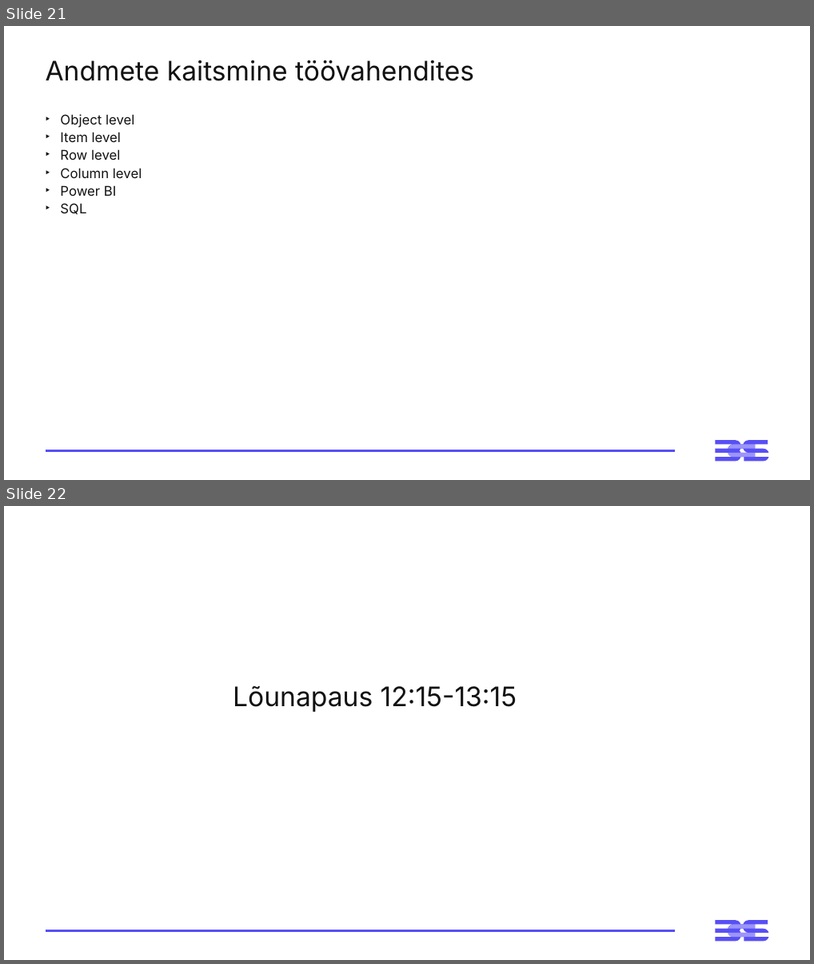
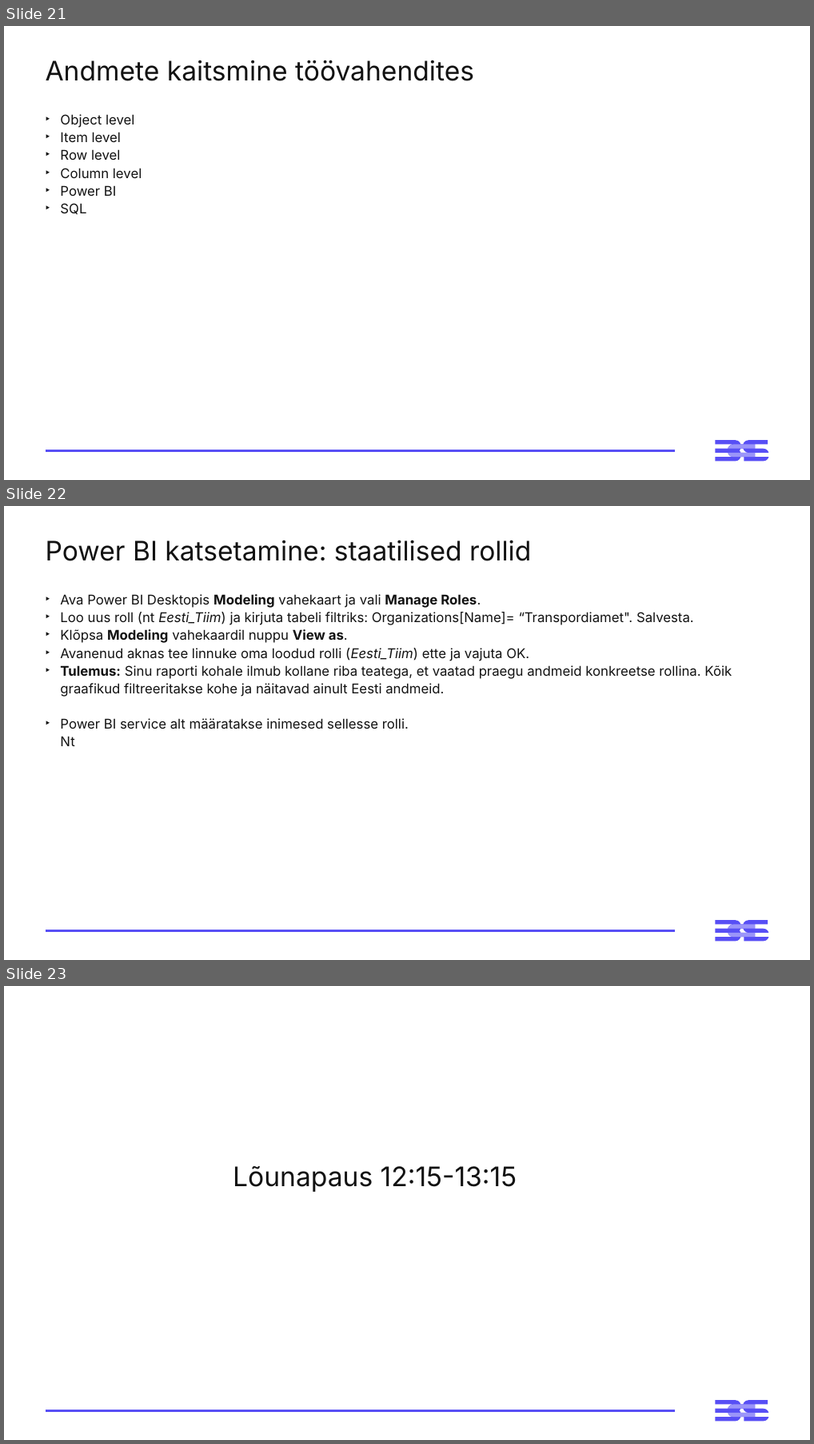
Before and after one commit to emilieabel/andmetarkus, a slide deck: Materjalid/Day10 Andmekaitse/10-paev-andmetarkus-esitlus.pptx. Shown one above the other, each under a label of ours: slides 21 and 22 before the commit, slides 21, 22 and 23 after it. The pictures are 814x964 and 814x1444 pixels, drawn with LibreOffice and Linux fonts; fonts in the diff are those of the drawing. Boxes give left, top, right and bottom in pixels: in the first picture for what was removed or moved away, otherwise in the second. Text is boxed around its words. In the diff, an @@ line names an element or a change of style, - is before the commit and + after.

```diff
--- a/Materjalid/Day10 Andmekaitse/10-paev-andmetarkus-esitlus.pptx
+++ b/Materjalid/Day10 Andmekaitse/10-paev-andmetarkus-esitlus.pptx
@@ slide 22 added at <box>4,506,810,960</box>, background #FFFFFF; not listed: 3 template elements that a slide beside it also shows @@
@@ title added at <box>46,540,531,561</box>, 32 pt, text #121212 @@
+Power BI katsetamine: staatilised rollid
@@ text added at <box>60,594,732,746</box>, 16 pt, text #121212 @@
+‣ Ava Power BI Desktopis Modeling vahekaart ja vali Manage Roles.
+‣ Loo uus roll (nt Eesti_Tiim) ja kirjuta tabeli filtriks: Organizations[Name]= “Transpordiamet". Salvesta.
+‣ Klõpsa Modeling vahekaardil nuppu View as.
+‣ Avanenud aknas tee linnuke oma loodud rolli (Eesti_Tiim) ette ja vajuta OK.
+‣ Tulemus: Sinu raporti kohale ilmub kollane riba teatega, et vaatad praegu andmeid konkreetse rollina. Kõik graafikud filtreeritakse kohe ja näitavad ainult Eesti andmeid.
+‣ Power BI service alt määratakse inimesed sellesse rolli.
+  Nt
@@ what was slide 22 is now slide 23 @@
```
Also in this commit, not shown: 59 other files.
